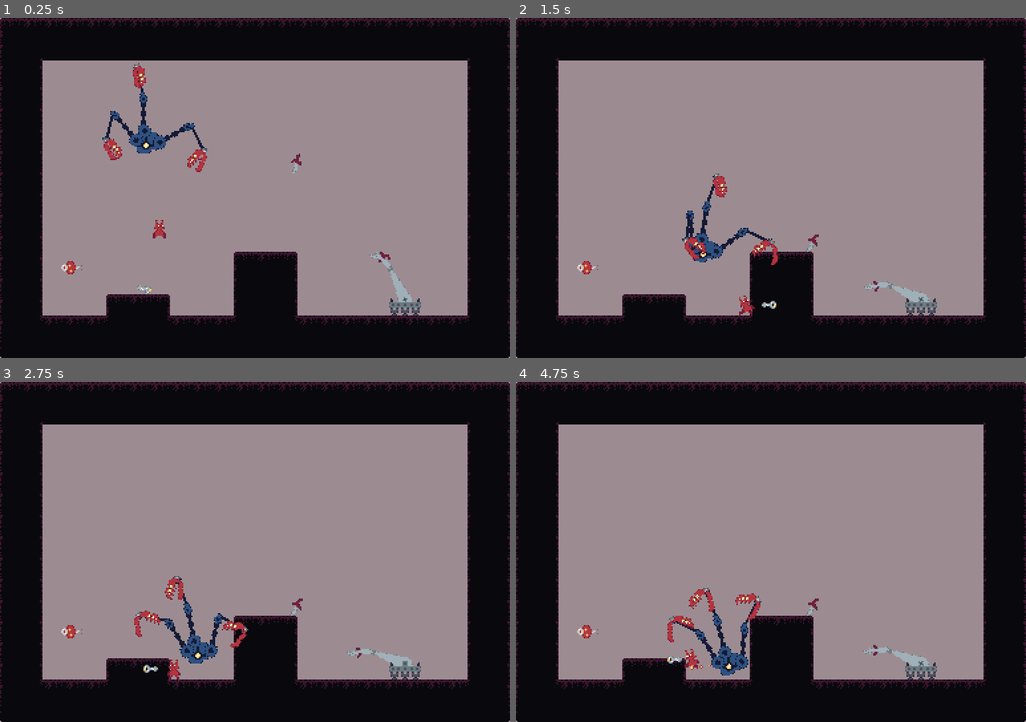
Above: before the commit, frames 1-4 (two rows, left to right).
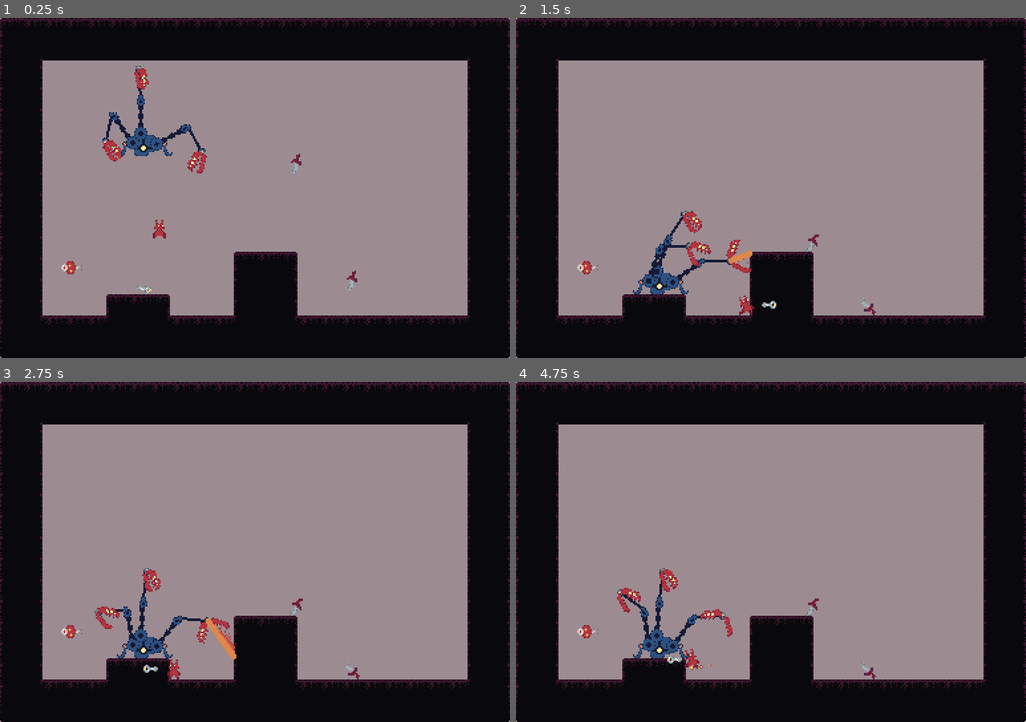
Above: after the commit, the same moments.

Repository: LordOfCheese1/project-hell
Game: Godot game, scene res://scenes/testing.tscn
The game is run twice, just before and just after one commit, with the same random seed, the same clock (stepped at 60 frames per second) and the same inputs.
Inputs:
- Up to frame 1 (0.25 s): no input
- Up to frame 2 (1.5 s): hold E (grab) 0.53-1.28 s; hold D (right) from 0.53 s (still down); tap Space (jump) at 0.77 s; tap F (use_item) at 1.35 s
- Up to frame 3 (2.75 s): tap Space (jump) at 1.52 s; release D (right) at 2.03 s; hold A (left) from 2.03 s (still down); hold E (grab) from 2.03 s (still down)
- Up to frame 4 (4.75 s): release A (left) at 2.78 s; release E (grab) at 2.78 s; hold D (right) 2.78-4.28 s; tap F (use_item) at 2.85, 4.35 s; tap Space (jump) at 3.02, 3.77, 4.52 s; hold E (grab) 3.53-4.28 s; hold A (left) from 4.28 s (still down)

The runs differ from the first frame. In frame 1, 1.5% of the frame differs, in the area x 20-83%, y 13-88%; in frame 2, 2.6%; in frame 3, 3.0%, in the area x 18-83%, y 54-88%; in frame 4, 2.9%.

Commit message:
cerberus laser

Diff:
--- a/prefabs/entities/enemies/cerberus.tscn
+++ b/prefabs/entities/enemies/cerberus.tscn
@@ -8,14 +8,31 @@
 [ext_resource type="Texture2D" uid="uid://i5dki44n6vvl" path="res://textures/entities/cerberus/lower_neck.png" id="5_tivh4"]
 [ext_resource type="Texture2D" uid="uid://bmjdf5sw7fu4t" path="res://textures/entities/cerberus/upper_neck.png" id="6_bpw8w"]
 [ext_resource type="Texture2D" uid="uid://dksyraukqqg4" path="res://textures/entities/cerberus/core.png" id="7_nluoi"]
+[ext_resource type="Texture2D" uid="uid://dfq8ri5c2l1cx" path="res://textures/entities/cerberus/leg.png" id="9_h8hin"]
+
+[sub_resource type="CircleShape2D" id="CircleShape2D_8nf2w"]
+radius = 8.0
 
 [node name="cerberus" type="CharacterBody2D"]
+collision_layer = 2
+collision_mask = 2
 script = ExtResource("1_3nnwq")
 
 [node name="body" type="Node2D" parent="."]
 
 [node name="Core" type="Sprite2D" parent="body"]
 texture = ExtResource("7_nluoi")
+
+[node name="leg_left" type="Sprite2D" parent="body"]
+position = Vector2(-8, -3)
+texture = ExtResource("9_h8hin")
+offset = Vector2(-7, 3)
+
+[node name="leg_right" type="Sprite2D" parent="body"]
+position = Vector2(8, -3)
+texture = ExtResource("9_h8hin")
+offset = Vector2(7, 3)
+flip_h = true
 
 [node name="head_0" type="Node2D" parent="body"]
 position = Vector2(9, -1)
@@ -97,3 +114,8 @@
 position = Vector2(0, 1)
 texture = ExtResource("2_oerpu")
 offset = Vector2(8, 0)
+
+[node name="CollisionShape2D" type="CollisionShape2D" parent="."]
+shape = SubResource("CircleShape2D_8nf2w")
+
+[node name="looker" type="Node2D" parent="."]
--- /dev/null
+++ b/prefabs/projectiles/cerberus_laser.tscn
@@ -0,0 +1,27 @@
+[gd_scene load_steps=4 format=3 uid="uid://cnbfdqipr20hv"]
+
+[ext_resource type="Script" path="res://scripts/projectiles/cerberus_laser.gd" id="1_bcexo"]
+[ext_resource type="PackedScene" uid="uid://54v6okuwwheq" path="res://prefabs/components/attackbox.tscn" id="2_ki4io"]
+
+[sub_resource type="RectangleShape2D" id="RectangleShape2D_rmggj"]
+size = Vector2(1, 4)
+
+[node name="cerberus_laser" type="Area2D"]
+script = ExtResource("1_bcexo")
+
+[node name="visuals" type="Line2D" parent="."]
+points = PackedVector2Array(0, 0, 0, 0)
+width = 6.0
+default_color = Color(0.941176, 0.654902, 0.309804, 1)
+begin_cap_mode = 2
+end_cap_mode = 2
+
+[node name="wall_detect" type="RayCast2D" parent="."]
+rotation = -0.0013993
+target_position = Vector2(1152, 0)
+
+[node name="attackbox" parent="." instance=ExtResource("2_ki4io")]
+damage = 1.5
+
+[node name="CollisionShape2D" type="CollisionShape2D" parent="attackbox"]
+shape = SubResource("RectangleShape2D_rmggj")
--- a/prefabs/world/decal_walls.tscn
+++ b/prefabs/world/decal_walls.tscn
@@ -1,7 +1,9 @@
-[gd_scene load_steps=6 format=3 uid="uid://ljtim2mukvda"]
+[gd_scene load_steps=10 format=3 uid="uid://ljtim2mukvda"]
 
 [ext_resource type="Texture2D" uid="uid://c4kaoiqfrlxrt" path="res://textures/tiles/decal_glow_terminal.png" id="1_vuqx0"]
 [ext_resource type="Texture2D" uid="uid://bgfrgi8sxhlsk" path="res://textures/tiles/decal_dust.png" id="2_fu6qv"]
+[ext_resource type="Texture2D" uid="uid://c2tn5gu0uhkux" path="res://textures/tiles/decal_hole_in_wall.png" id="3_drcqu"]
+[ext_resource type="Texture2D" uid="uid://ctm82yowoheo4" path="res://textures/tiles/decal_slice_in_wall.png" id="4_e780p"]
 
 [sub_resource type="TileSetAtlasSource" id="TileSetAtlasSource_pbqyv"]
 texture = ExtResource("1_vuqx0")
@@ -13,9 +15,22 @@
 texture = ExtResource("2_fu6qv")
 0:0/0 = 0
 
+[sub_resource type="TileSetAtlasSource" id="TileSetAtlasSource_jsd0k"]
+texture = ExtResource("3_drcqu")
+0:0/0 = 0
+
+[sub_resource type="TileSetAtlasSource" id="TileSetAtlasSource_s0e0e"]
+texture = ExtResource("4_e780p")
+0:0/0 = 0
+1:0/0 = 0
+1:1/0 = 0
+0:1/0 = 0
+
 [sub_resource type="TileSet" id="TileSet_gohk5"]
 sources/0 = SubResource("TileSetAtlasSource_pbqyv")
 sources/1 = SubResource("TileSetAtlasSource_nxenk")
+sources/2 = SubResource("TileSetAtlasSource_jsd0k")
+sources/3 = SubResource("TileSetAtlasSource_s0e0e")
 
 [node name="decal_walls" type="TileMap"]
 tile_set = SubResource("TileSet_gohk5")
--- a/prefabs/world/walls.tscn
+++ b/prefabs/world/walls.tscn
@@ -959,7 +959,8 @@
 8:4/0/terrains_peering_bit/top_side = 1
 
 [sub_resource type="TileSet" id="TileSet_a6n7p"]
-physics_layer_0/collision_layer = 1
+physics_layer_0/collision_layer = 3
+physics_layer_0/collision_mask = 3
 terrain_set_0/mode = 0
 terrain_set_0/terrain_0/name = "hellwall"
 terrain_set_0/terrain_0/color = Color(0.984314, 0, 0.898039, 1)
--- a/scenes/levels/00_hellgates.tscn
+++ b/scenes/levels/00_hellgates.tscn
@@ -20,7 +20,7 @@
 layer_0/tile_data = PackedInt32Array(2686988, 0, 0, 2686989, 0, 1, 2686990, 0, 1, 2686992, 131072, 2, 2686991, 131072,  …(40432 unchanged characters)…
 
 [node name="decal_walls" parent="environment" instance=ExtResource("2_bojfb")]
-layer_0/tile_data = PackedInt32Array(4718687, 0, 0, 4915298, 0, 1, 4718690, 65536, 0, 4915295, 65536, 0)
+layer_0/tile_data = PackedInt32Array(4718687, 0, 0, 4915298, 0, 1, 4718690, 65536, 0, 4915295, 65536, 0, 3539004, 2, 0, 3604542, 2, 0, 3473470, 2, 0, 3604537, 2, 0, 3604563, 3, 0, 3342418, 2, 0, 3735634, 2, 0, 3539027, 2, 0, 3801172, 2, 0, 3539021, 2, 0, 3407956, 3, 0, 3342416, 65539, 0, 3342410, 65539, 1, 3670089, 3, 0, 2883613, 65539, 0, 2949148, 2, 0, 917515, 2, 0, 655372, 2, 0, 262154, 2, 0, 131084, 2, 0, 1114125, 2, 0, 1638412, 2, 0, 1638415, 2, 0, 2162698, 2, 0, 1900552, 3, 0, 1572874, 3, 0, 1114123, 3, 0, 655371, 3, 0, 393229, 3, 0, 917517, 3, 0, 1376269, 3, 0, 2097166, 3, 0, 2293780, 3, 0, 2949133, 65539, 1, 3670079, 65539, 0, 3866707, 65539, 0, 3407964, 3, 0, 3211357, 2, 0, 2621533, 3, 1, 2883637, 3, 1, 3866652, 3, 1)
 
 [node name="MovementGraffiti" type="Sprite2D" parent="environment"]
 position = Vector2(160, 576)
@@ -30,6 +30,7 @@
 layer_0/tile_data = PackedInt32Array(0, 65537, 1, 65535, 1, 1, 131071, 1, 1, 196607, 1, 1, 131072, 65537, 1, 196608, 65 …(57702 unchanged characters)…
 
 [node name="room_cams" type="Node2D" parent="environment"]
+visible = false
 
 [node name="room_camera" parent="environment/room_cams" instance=ExtResource("4_wqekd")]
 position = Vector2(192, 384)
@@ -67,14 +68,14 @@
 
 [node name="entities" type="Node2D" parent="."]
 
-[node name="player" parent="entities" instance=ExtResource("2_1ot01")]
-position = Vector2(192, 8)
-
 [node name="stationary_hand" parent="entities" instance=ExtResource("8_pl13o")]
 position = Vector2(989, 740)
 
 [node name="cerberus" parent="entities" instance=ExtResource("11_0sfts")]
-position = Vector2(908, 960)
+position = Vector2(843, 984)
+
+[node name="player" parent="entities" instance=ExtResource("2_1ot01")]
+position = Vector2(192, 8)
 
 [node name="items" type="Node2D" parent="."]
 
--- a/scenes/testing.tscn
+++ b/scenes/testing.tscn
@@ -4,8 +4,8 @@
 [ext_resource type="PackedScene" uid="uid://dm8txnxhwlbsf" path="res://prefabs/entities/player.tscn" id="2_of53d"]
 [ext_resource type="PackedScene" uid="uid://b14gfsdlfvhmm" path="res://prefabs/items/dagger.tscn" id="3_jas43"]
 [ext_resource type="PackedScene" uid="uid://b7x3dajhktcv0" path="res://prefabs/items/flamethrower.tscn" id="4_6g04t"]
-[ext_resource type="PackedScene" uid="uid://c34s84tvv8odc" path="res://prefabs/entities/enemies/stationary_hand.tscn" id="5_8ymqi"]
 [ext_resource type="PackedScene" uid="uid://bd1culmdmnt3w" path="res://prefabs/items/laser_hand.tscn" id="6_pqyu7"]
+[ext_resource type="PackedScene" uid="uid://cnbfdqipr20hv" path="res://prefabs/projectiles/cerberus_laser.tscn" id="7_n1nac"]
 [ext_resource type="PackedScene" uid="uid://cgl64yjn0gxey" path="res://prefabs/entities/enemies/cerberus.tscn" id="7_qgisn"]
 
 [node name="testing" type="Node2D"]
@@ -25,11 +25,11 @@
 [node name="flamethrower" parent="." instance=ExtResource("4_6g04t")]
 position = Vector2(54, 188)
 
-[node name="stationary_hand" parent="." instance=ExtResource("5_8ymqi")]
-position = Vector2(305, 212)
-
 [node name="laser_hand" parent="." instance=ExtResource("6_pqyu7")]
 position = Vector2(105, 201)
 
 [node name="cerberus" parent="." instance=ExtResource("7_qgisn")]
 position = Vector2(109, 80)
+
+[node name="cerberus_laser" parent="." instance=ExtResource("7_n1nac")]
+position = Vector2(266, 55)
--- a/scripts/entities/enemies/cerberus/cerberus.gd
+++ b/scripts/entities/enemies/cerberus/cerberus.gd
@@ -1,4 +1,13 @@
 extends "res://scripts/classes/entity_class.gd"
+
+
+var spotted_player = false
+var desired_x_velocity = 0.0
+var is_lasering = false
+var laser_path = load("res://prefabs/projectiles/cerberus_laser.tscn")
+var laser_attack_cooldown = 60
+var laser_spawn_cooldown = 0
+var orig_laser_head_rot = 0
 
 
 func _ready():
@@ -7,5 +16,58 @@
 
 func _physics_process(delta):
 	move_and_slide()
-	velocity = (gv.player.position - position)
+	velocity.y += gravity * delta
+	if spotted_player:
+		velocity.x = lerp(velocity.x, float(desired_x_velocity), 0.05)
+
+		if position.distance_to(gv.player.position) > 80 && !is_lasering:
+			desired_x_velocity = gv.player.position.x - position.x
+		else:
+			desired_x_velocity = 0.0
+
+
+		if laser_attack_cooldown > 0:
+			laser_attack_cooldown -= 1
+		else:
+			if is_lasering:
+				end_laser()
+			else:
+				start_laser()
+		if is_lasering:
+			$body/head_0.desired_head_rot = orig_laser_head_rot - laser_attack_cooldown * ((gv.player.position.x - position.x) / abs(gv.player.position.x - position.x))
+			if laser_spawn_cooldown > 0:
+				laser_spawn_cooldown -= 1
+			else:
+				spawn_laser()
+
 	$body.rotation_degrees = velocity.x / 5
+
+	$body/leg_left.rotation_degrees = lerp($body/leg_left.rotation_degrees, -$body.rotation_degrees * 2, 0.15)
+	$body/leg_right.rotation_degrees = lerp($body/leg_right.rotation_degrees, -$body.rotation_degrees * 2, 0.15)
+
+
+func _process(_delta):
+	if !spotted_player && position.distance_to(gv.player.position) < 128:
+		spotted_player = true
+
+
+func start_laser():
+	orig_laser_head_rot = $body/head_0/screw.rotation_degrees
+	laser_spawn_cooldown = 5
+	laser_attack_cooldown = 140
+	$body/head_0.is_doing_something = true
+	is_lasering = true
+
+
+func end_laser():
+	is_lasering = false
+	laser_attack_cooldown = 360
+	$body/head_0.is_doing_something = false
+
+
+func spawn_laser():
+	laser_spawn_cooldown = 2
+	var laser_inst = laser_path.instantiate()
+	laser_inst.global_position = $body/head_0/screw.global_position
+	laser_inst.rotation_degrees = $body/head_0/screw.rotation_degrees
+	get_tree().current_scene.add_child(laser_inst)
--- a/scripts/entities/enemies/cerberus/cerberus_head.gd
+++ b/scripts/entities/enemies/cerberus/cerberus_head.gd
@@ -1,15 +1,14 @@
 extends Node2D
 
 
-func _physics_process(_delta):
+var desired_head_rot = 0
+var is_doing_something = false
 
 
-	var prev_lower_rot = $lower_neck.rotation_degrees
-	var prev_upper_rot = $lower_neck.rotation_degrees
+func _physics_process(_delta):
 	$lower_neck.look_at(Vector2(gv.player.position.x + position.x * 5, gv.player.position.y - 80 + position.y * 10))
 	$upper_neck.look_at(Vector2(gv.player.position.x + position.x * 5, gv.player.position.y - 24 + position.y * 10))
-	#$lower_neck.rotation_degrees = lerp(prev_lower_rot,  $lower_neck.rotation_degrees, 0.1)
-	#$upper_neck.rotation_degrees = lerp(prev_upper_rot,  $upper_neck.rotation_degrees, 0.1)
+
 	$upper_neck.position = $lower_neck.transform.x * 27
 
 
@@ -18,9 +17,9 @@
 	$screw/lower_jaw.rotation_degrees = lerp($screw/lower_jaw.rotation_degrees, float(clamp(80 + -$screw.global_position.distance_to(gv.player.position), 0, 64)), 0.05)
 	var prev_screw_rot = $screw.rotation_degrees
 	$screw.look_at(gv.player.position)
-	var new_screw_rot = $screw.rotation_degrees
-	$screw.rotation_degrees = prev_screw_rot
-	$screw.rotation_degrees = lerp(prev_screw_rot, new_screw_rot, 0.3)
+	if !is_doing_something:
+		desired_head_rot = $screw.rotation_degrees
+	$screw.rotation_degrees = lerp(prev_screw_rot, desired_head_rot, randf_range(0.05, 0.3))
 
 	if gv.player.position.x > $screw.global_position.x:
 		$screw.scale.y = 1
--- a/scripts/items/flamethrower.gd
+++ b/scripts/items/flamethrower.gd
@@ -5,5 +5,5 @@
 	setup_item(Vector2(7, 0))
 
 
-func _physics_process(delta):
+func _physics_process(_delta):
 	item_update()
--- /dev/null
+++ b/scripts/projectiles/cerberus_laser.gd
@@ -0,0 +1,19 @@
+extends "res://scripts/classes/projectile_class.gd"
+
+
+var laser_length = 0.0
+
+
+func _physics_process(delta):
+	projectile_update(delta)
+	laser_length = to_local($wall_detect.get_collision_point()).x
+	if laser_length > 0:
+		$attackbox/CollisionShape2D.shape.size.x = laser_length
+	$attackbox/CollisionShape2D.position.x = laser_length / 2
+	$visuals.points[1].x = laser_length
+	$visuals.width = lerp($visuals.width, 0.0, 0.15)
+
+	$visuals.default_color = lerp($visuals.default_color, Color("b3343e"), 0.15)
+
+	if $visuals.width <= 0.1:
+		call_deferred("free")
Not shown: 1 places in prefabs/entities/enemies/cerberus.tscn that only renumber resources
Binary file added: textures/entities/cerberus/leg.png
Not shown, added: textures/entities/cerberus/leg.png.import
Binary file added: textures/tiles/decal_hole_in_wall.png
Not shown, added: textures/tiles/decal_hole_in_wall.png.import
Binary file added: textures/tiles/decal_slice_in_wall.png
Not shown, added: textures/tiles/decal_slice_in_wall.png.import
